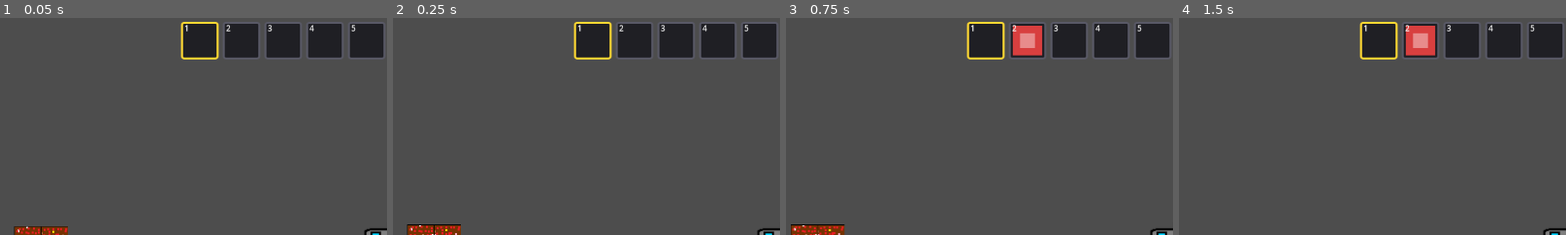
Above: before the commit, frames 1-4 (left to right).
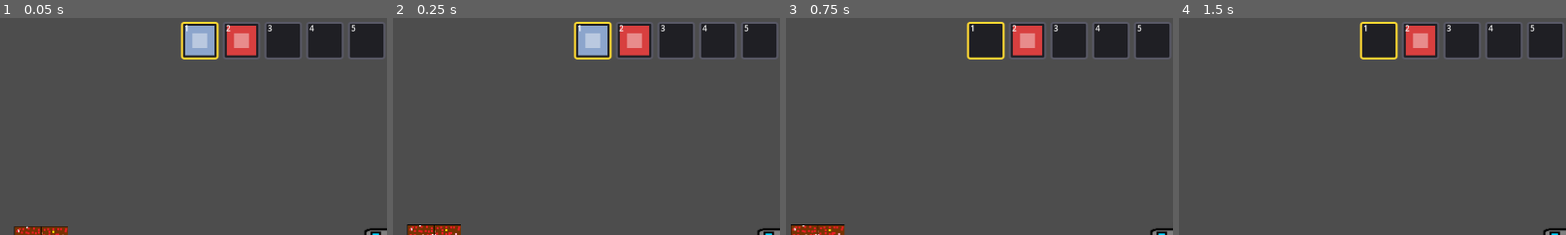
Above: after the commit, the same moments.

Repository: coolguyalex/VonNeumann
Game: Godot game, scene res://scenes/world.tscn
The game is run twice, just before and just after one commit, with the same random seed, the same clock (stepped at 60 frames per second) and the same inputs.
Inputs (mouse positions are % of the whole screen's width and height, from its top left):
- Up to frame 1 (0.05 s): no input
- Up to frame 2 (0.25 s): no input
- Up to frame 3 (0.75 s): tap Enter at 0.5 s; move the mouse to (72, 45) at 0.52 s; hold D (move_right) from 0.53 s (still down); hold Q (throw_item) from 0.53 s (still down)
- Up to frame 4 (1.5 s): keep holding D (move_right); tap W (move_up) at 0.77 s; move the mouse to (30, 55) at 1.27 s; release Q (throw_item) at 1.28 s; tap Space (use_item) at 1.35 s
The pictures show only the part of the screen within x 0-50%, y 1-51%; the shares and areas given below are measured in that part.

The runs differ from the first frame. In frame 1, 2.2% of the frame differs, in the area x 47-67%, y 3-18%; in frame 2, 2.2%; in frame 3, nothing differs; in frame 4, nothing differs.

Commit message:
Shorten drill reach, fix blank hotbar icons, add mining particles
Drill reach is now expressed in metres like everything else, and cut
from 6m to 2.8m -- about two body lengths, so the arm is one you could
believe is bolted to the front of the machine.

Hotbar icons started blank until you pressed a number key. Icons are
looked up from the World by group, and a parent's _ready() runs AFTER
its children's, so during the hotbar's setup the World did not exist
yet and every icon resolved to null; nothing redrew them until the next
inventory change. The first refresh is now deferred until the tree is up.

Mining particles: a steady spray of grit while the drill is biting and
a one-shot burst of chips when the tile breaks. Colours are sampled
from the tile art and cached per atlas coords, so a new ore gets
matching particles for free -- but drawn much lighter than the rock
they came from, because tinting them the sampled colour exactly makes
dark grit on dark stone read as nothing at all.

Co-Authored-By: Claude Opus 5 <noreply@anthropic.com>

Diff:
--- a/probe_colony/scripts/hotbar.gd
+++ b/probe_colony/scripts/hotbar.gd
@@ -34,7 +34,14 @@
 	_build_slots()
 	# Whenever the inventory data changes, redraw.
 	_inventory.changed.connect(_refresh)
-	_refresh()
+
+	# DEFERRED on purpose. Icons come from the World, which joins the "world"
+	# group in its own _ready() -- and a parent's _ready() runs AFTER its
+	# children's, so during our setup the World cannot be found yet and every
+	# icon would resolve to null. Deferring puts this first draw after the whole
+	# tree is ready. (Without it the slots looked empty until you pressed a
+	# number key, because only the next inventory change redrew them.)
+	_refresh.call_deferred()
 
 
 # ---------------------------------------------------------------------------
--- a/probe_colony/scripts/miner.gd
+++ b/probe_colony/scripts/miner.gd
@@ -10,8 +10,10 @@
 ## The settings below are exported, so you can tweak them in the Inspector (click
 ## the Miner node under Player). A future drill upgrade would change them.
 
-## How far you can reach, in pixels.
-@export var mine_reach: float = 480.0
+## How far you can reach, in METRES. The rover's body is 1.39m long, so 2.8 is
+## about two body lengths -- an arm you could believe is bolted to the front,
+## rather than the six metres this used to be at the new scale.
+@export var mine_reach: float = 2.8
 ## Seconds of holding the button to break one tile.
 @export var mine_time: float = 1.0
 
@@ -21,10 +23,17 @@
 var _has_target: bool = false           # is _target valid this tick?
 var _progress: float = 0.0              # seconds spent on the current target
 
+# The grit thrown off while we're biting. One emitter, switched on and off,
+# rather than a new one every frame.
+var _grit: CPUParticles2D = null
+var _grit_cell: Vector2i = Vector2i.ZERO  # which tile _grit is currently coloured for
+
 
 ## The player calls this once at startup.
 func setup(player: Node2D) -> void:
 	_player = player
+	_grit = MiningParticles.make_trickle()
+	add_child(_grit)
 
 
 ## Called by the player every physics tick.
@@ -46,7 +55,8 @@
 	if drill_selected:
 		# Shoot a line from the player toward the mouse; the first tile it hits
 		# is the target.
-		var cell: Vector2i = _world.raycast_tile(_player.global_position, get_global_mouse_position(), mine_reach)
+		var cell: Vector2i = _world.raycast_tile(_player.global_position, get_global_mouse_position(),
+			Units.m_to_px(mine_reach))
 		_has_target = cell != _world.NO_TARGET
 		_target = cell if _has_target else Vector2i.ZERO
 	else:
@@ -60,15 +70,36 @@
 
 	# Keep mining: add time, and break the tile once we've held long enough.
 	# (Unminable tiles, like bedrock, never accumulate progress.)
-	if using and _has_target and _world.is_minable(_target):
+	var biting: bool = using and _has_target and _world.is_minable(_target)
+	if biting:
 		_progress += delta
 		if _progress >= mine_time:
 			_world.mine_tile(_target)
 			_progress = 0.0
+			biting = false  # the tile is gone; its burst takes over from here
+
+	_update_grit(biting)
 
 	# Only redraw the outline when the target actually changed.
 	if _has_target != had_target or _target != old_target:
 		queue_redraw()
+
+
+# Parks the grit emitter on the tile being drilled and switches it on, or off
+# when we aren't biting. The colour is only looked up when the target actually
+# changes, since sampling a tile's colour is much dearer than moving a node.
+func _update_grit(biting: bool) -> void:
+	if _grit == null:
+		return
+
+	_grit.emitting = biting
+	if not biting:
+		return
+
+	_grit.global_position = _world.grid_to_world(_target)
+	if _target != _grit_cell:
+		_grit_cell = _target
+		MiningParticles.tint(_grit, _world.tile_color(_target))
 
 
 # Draws the outline around the targeted tile. Godot calls this when we request it
--- /dev/null
+++ b/probe_colony/scripts/mining_particles.gd
@@ -0,0 +1,116 @@
+class_name MiningParticles
+extends RefCounted
+## MiningParticles: the chips and grit that fly off a tile while you drill it.
+##
+## Purely decorative. These are NOT drops -- you cannot pick them up and they
+## carry no material. The real gravel still comes out of world.mine_tile() as
+## dropped_item scenes; this just makes the drilling feel like it is doing
+## something to the rock.
+##
+## Colours are sampled from the tile itself (see world.tile_color), so a new ore
+## gets particles that match its art without anyone drawing anything.
+##
+## Two effects:
+##   trickle - a steady spray of grit at the drill's target while you hold it
+##   burst   - a one-shot pop of chips when the tile finally breaks
+
+## Chips fall under the world's gravity like everything else.
+const GRAVITY := Vector2(0.0, Units.GRAVITY_PX)
+
+# A tiny white square, tinted per-emitter. Built once and shared: without a
+# texture CPUParticles2D has nothing to draw.
+static var _chip_texture: Texture2D = null
+
+
+static func chip_texture() -> Texture2D:
+	if _chip_texture == null:
+		var image := Image.create(4, 4, false, Image.FORMAT_RGBA8)
+		image.fill(Color.WHITE)
+		_chip_texture = ImageTexture.create_from_image(image)
+	return _chip_texture
+
+
+## The steady grit thrown off while the drill is biting. Returns an emitter you
+## keep and switch on and off; the miner owns one of these for its whole life
+## rather than making a new one every frame.
+static func make_trickle() -> CPUParticles2D:
+	var p := CPUParticles2D.new()
+	p.texture = chip_texture()
+	p.emitting = false
+	p.amount = 34
+	p.lifetime = 0.5
+	p.local_coords = false  # chips stay where they were thrown, not glued to us
+
+	# Thrown from across the face of the tile, not from a single point.
+	p.emission_shape = CPUParticles2D.EMISSION_SHAPE_SPHERE_SURFACE
+	p.emission_sphere_radius = 10.0
+
+	# Spray upward and outward from the bite, then fall back down.
+	p.direction = Vector2(0.0, -1.0)
+	p.spread = 75.0
+	p.initial_velocity_min = Units.m_to_px(0.8)
+	p.initial_velocity_max = Units.m_to_px(2.6)
+	p.gravity = GRAVITY
+
+	p.scale_amount_min = 1.4
+	p.scale_amount_max = 3.0
+	p.damping_min = 20.0
+	p.damping_max = 60.0
+	return p
+
+
+## The pop of chips when a tile breaks. Makes its own emitter, fires once, and
+## cleans itself up, so callers can fire and forget.
+static func burst(parent: Node, world_pos: Vector2, color: Color, amount: int = 30) -> void:
+	var p := CPUParticles2D.new()
+	p.texture = chip_texture()
+	p.emitting = true
+	p.one_shot = true
+	p.explosiveness = 1.0  # all at once, not spread over the lifetime
+	p.amount = amount
+	p.lifetime = 0.7
+	p.local_coords = false
+
+	p.emission_shape = CPUParticles2D.EMISSION_SHAPE_SPHERE_SURFACE
+	p.emission_sphere_radius = 14.0  # roughly the tile that just vanished
+
+	p.direction = Vector2(0.0, -1.0)
+	p.spread = 180.0  # a full fan: the rock goes everywhere
+	p.initial_velocity_min = Units.m_to_px(1.2)
+	p.initial_velocity_max = Units.m_to_px(4.5)
+	p.gravity = GRAVITY
+
+	p.scale_amount_min = 1.6
+	p.scale_amount_max = 3.4
+	p.damping_min = 10.0
+	p.damping_max = 40.0
+	tint(p, color)
+
+	parent.add_child(p)
+	p.global_position = world_pos
+
+	# Free it once the last chip has faded. A one-shot emitter left in the tree
+	# is a small leak that would add up over a long dig.
+	parent.get_tree().create_timer(p.lifetime + 0.2).timeout.connect(p.queue_free)
+
+
+## Colours an emitter from the tile it came out of, then fades it out.
+##
+## The chips are deliberately drawn much LIGHTER than the rock. Tinting them the
+## sampled colour exactly is the obvious thing to do and it makes them invisible:
+## dark brown grit against dark brown stone reads as nothing at all. Freshly
+## broken rock catching the light is both truer and legible. The hue still comes
+## from the tile, so ore types stay distinguishable.
+static func tint(p: CPUParticles2D, color: Color) -> void:
+	var bright: Color = color.lightened(0.6)
+	var settled: Color = color.lightened(0.2)
+	var gone := Color(settled.r, settled.g, settled.b, 0.0)
+
+	# White here, because color_ramp is MULTIPLIED by color: leaving the tile's
+	# colour in both would darken everything back down again.
+	p.color = Color.WHITE
+
+	var ramp := Gradient.new()
+	ramp.offsets = PackedFloat32Array([0.0, 0.55, 1.0])
+	ramp.colors = PackedColorArray([bright, settled, gone])
+	p.color_ramp = ramp
--- a/probe_colony/scripts/world.gd
+++ b/probe_colony/scripts/world.gd
@@ -29,6 +29,10 @@
 ## Master switch for drops. Turn off to make mining just delete tiles.
 @export var drops_enabled: bool = true
 
+## Master switch for the chips and grit thrown off while drilling. Purely
+## decorative, so this is safe to turn off on a slow machine.
+@export var particles_enabled: bool = true
+
 ## Drops appear up to this many pixels from the mined tile's centre, on each axis.
 ## The randomness stops a column of mined tiles from stacking all its drops on
 ## one spot, so you can see roughly how many there are.
@@ -55,6 +59,11 @@
 
 ## item id -> icon picture, built once at startup (see item_icons.gd).
 var _item_icons: Dictionary = {}
+
+## atlas coords -> the tile's average Colour, worked out the first time it is
+## asked for. Reading pixels out of a texture is far too slow to do per frame,
+## and there are only a handful of tile types, so the answers are kept.
+var _tile_colors: Dictionary = {}
 
 
 func _ready() -> void:
@@ -112,6 +121,45 @@
 ## The picture for an item id (used by the hotbar). Null if we don't know it.
 func item_icon(item_id: String) -> Texture2D:
 	return _item_icons.get(item_id)
+
+
+## The average colour of the tile in a cell, for tinting its mining particles.
+## Grey for an empty cell. Sample this BEFORE mining, obviously: once the tile
+## is erased there is nothing left to read.
+func tile_color(grid_pos: Vector2i) -> Color:
+	var coords: Vector2i = tile_map.get_cell_atlas_coords(grid_pos)
+	if _tile_colors.has(coords):
+		return _tile_colors[coords]
+
+	var color := Color(0.5, 0.5, 0.5)
+	var source := tile_map.tile_set.get_source(tile_map.get_cell_source_id(grid_pos)) as TileSetAtlasSource
+	if source != null:
+		color = _average_color(source.texture.get_image(), source.get_tile_texture_region(coords))
+	_tile_colors[coords] = color
+	return color
+
+
+## Averages a patch of an image, skipping see-through pixels. Steps across the
+## region rather than reading every pixel: a tile is 40x40, and a 6x6 sample is
+## plenty to tell brown regolith from green malachite.
+func _average_color(image: Image, region: Rect2i) -> Color:
+	const SAMPLES := 6
+	var total := Color(0.0, 0.0, 0.0, 0.0)
+	var counted := 0
+
+	for ix in SAMPLES:
+		for iy in SAMPLES:
+			var x: int = region.position.x + (region.size.x * ix) / SAMPLES
+			var y: int = region.position.y + (region.size.y * iy) / SAMPLES
+			var pixel: Color = image.get_pixel(x, y)
+			if pixel.a < 0.5:
+				continue  # transparent corners would wash the average out
+			total += pixel
+			counted += 1
+
+	if counted == 0:
+		return Color(0.5, 0.5, 0.5)
+	return Color(total.r / counted, total.g / counted, total.b / counted)
 
 
 # ---------------------------------------------------------------------------
@@ -133,10 +181,15 @@
 	# regolith, not a lump of copper.
 	var rock_id: String = str(data.get_custom_data("drop_item_id"))
 
-	# Grab the tile's picture BEFORE erasing it; once it's gone we can't read it.
+	# Grab the tile's picture and colour BEFORE erasing it; once it's gone we
+	# can't read either.
 	var drop_texture: Texture2D = _tile_texture(grid_pos)
+	var chip_color: Color = tile_color(grid_pos)
 
 	tile_map.erase_cell(grid_pos)
+
+	if particles_enabled:
+		MiningParticles.burst(self, grid_to_world(grid_pos), chip_color)
 	if drops_enabled:
 		_spawn_gravel(grid_pos, rock_id, drop_texture)
 
Not shown, added: probe_colony/scripts/mining_particles.gd.uid
